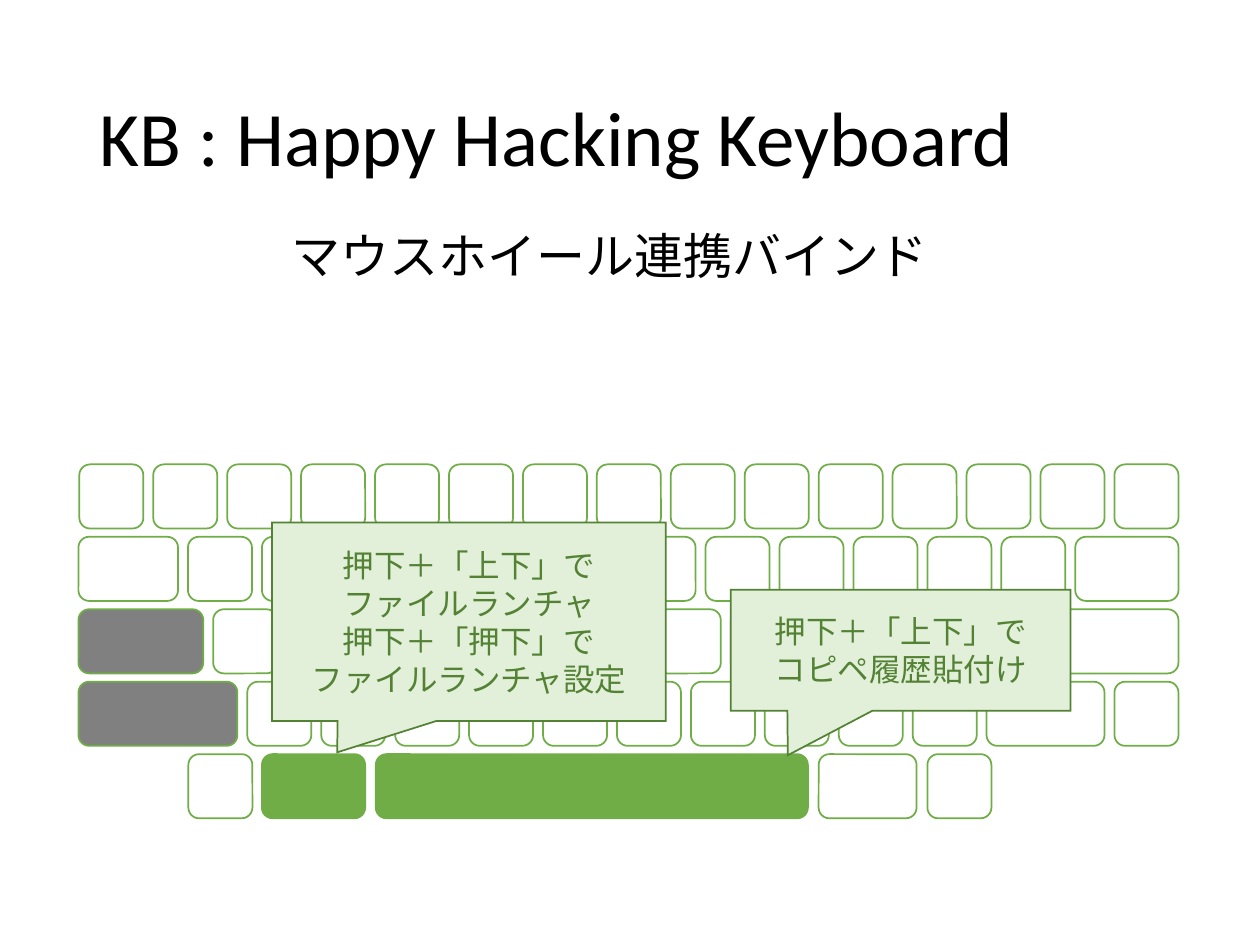
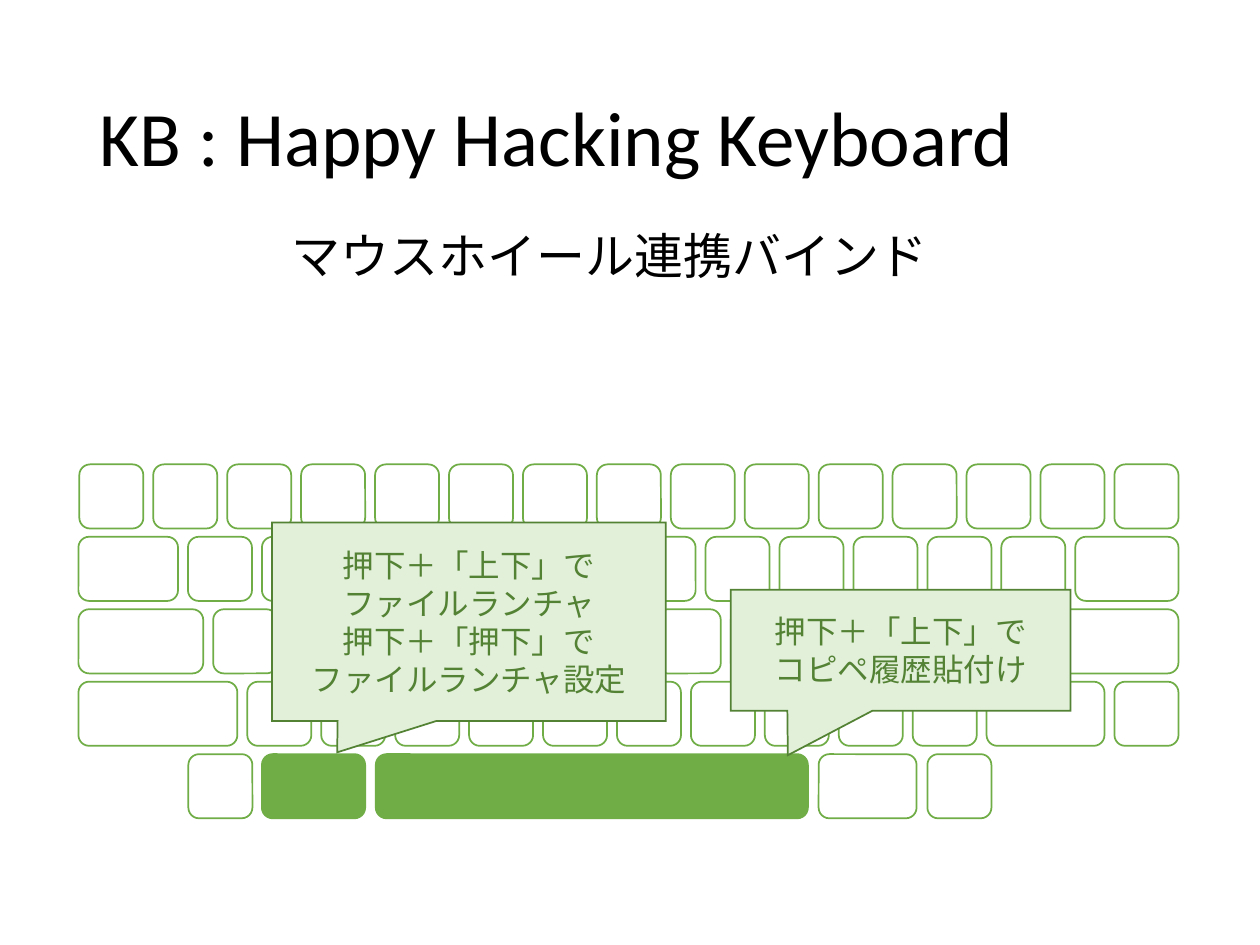
Before and after one commit to ittooo66/myAHK, a slide deck: slide 17 of MANUAL.pptx. Drawn at 1260x945 pixels with LibreOffice and Linux fonts; fonts in the diff are those of the drawing. Boxes give left, top, right and bottom in pixels: in the first picture for what was removed or moved away, otherwise in the second. Text is boxed around its words. In the diff, an @@ line names an element or a change of style, - is before the commit and + after.

```diff
--- a/MANUAL.pptx
+++ b/MANUAL.pptx
@@ rounded rectangle at [78,610,203,674]: fill #808080 to none @@
@@ rounded rectangle at [78,682,237,746]: fill #808080 to none @@
```
Also in this commit, not shown: 3 other slides changed, 3 other files.
